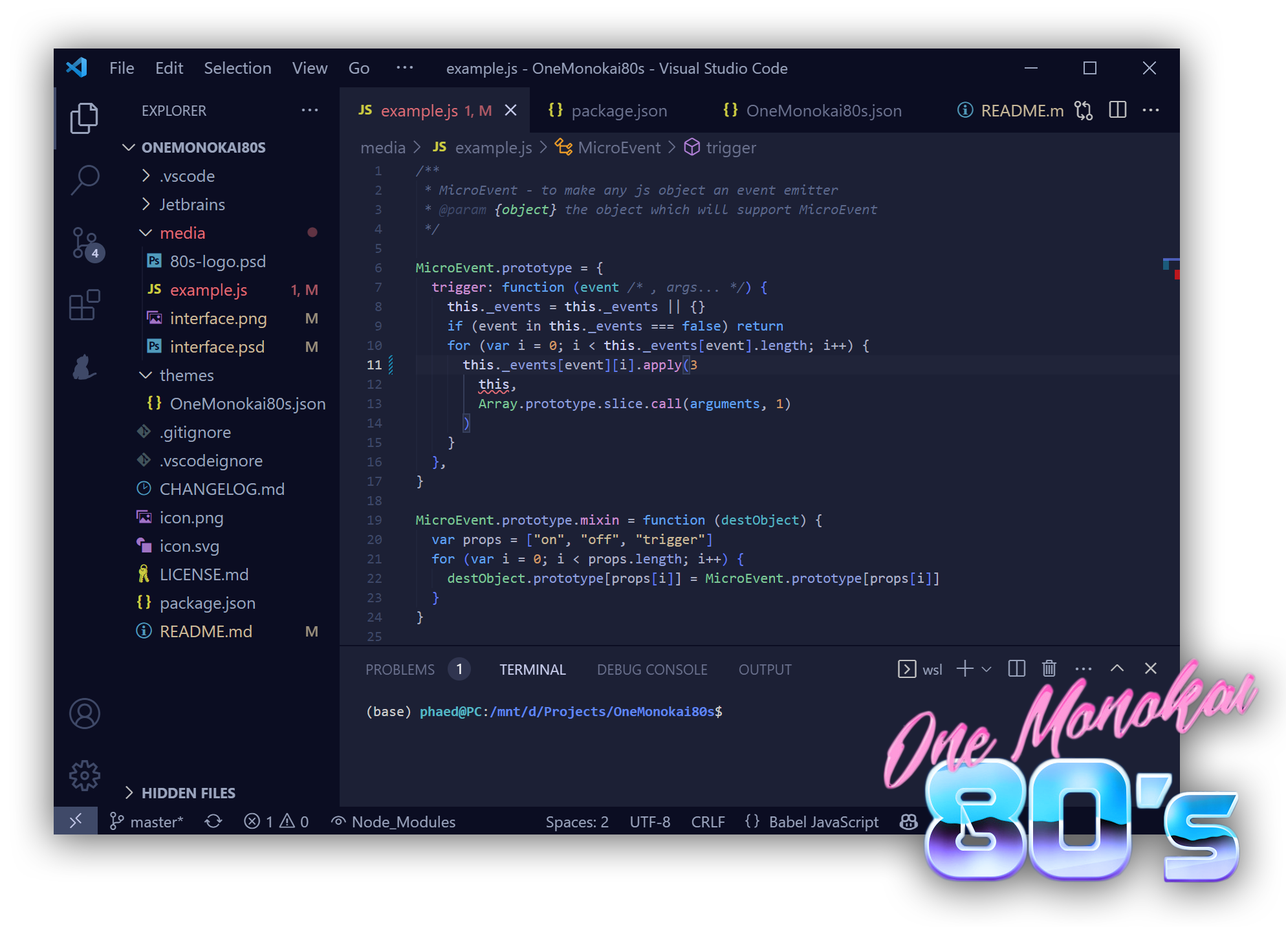
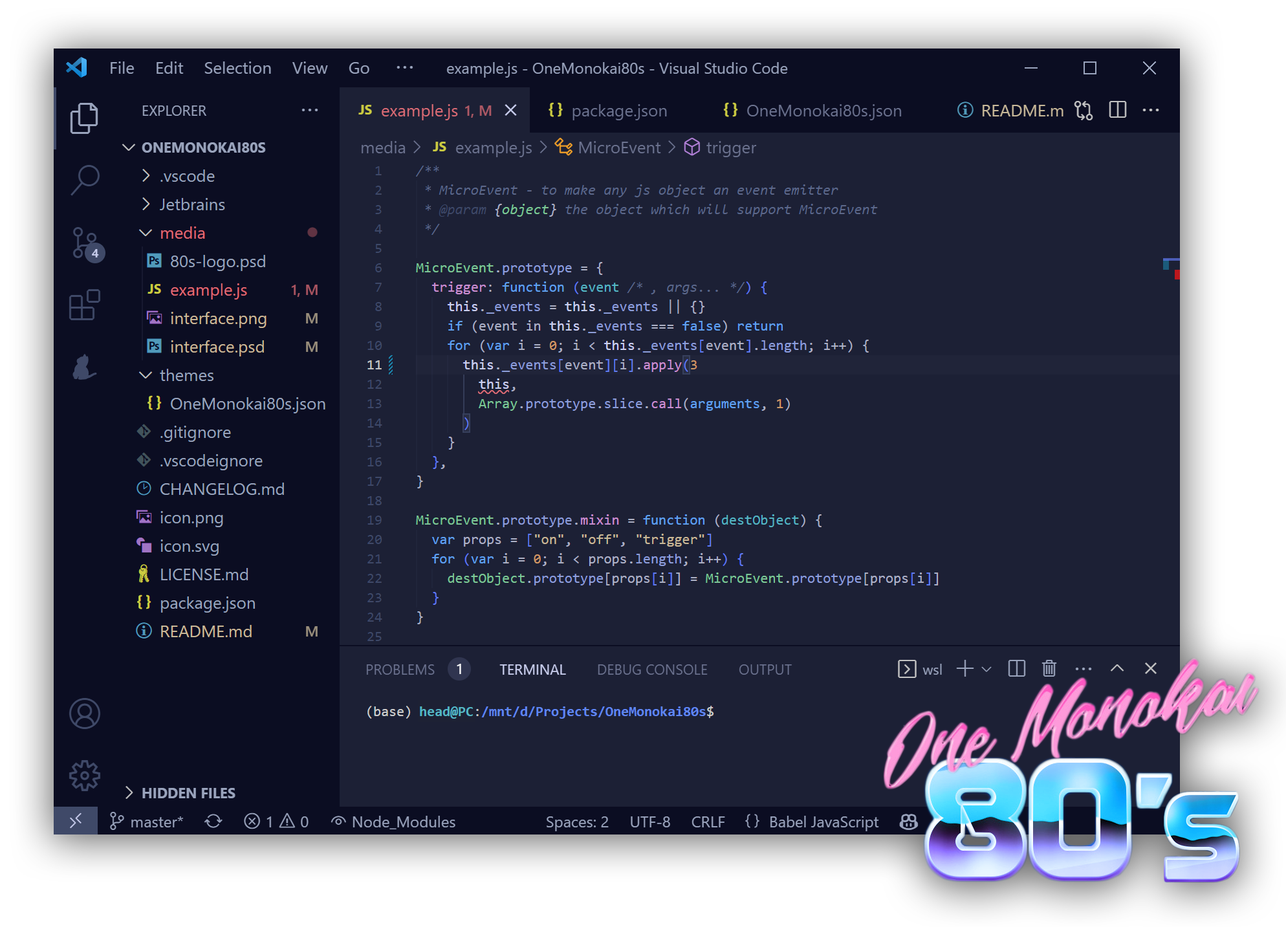
Revision of a layered (1286, 927) image; what changed, layer by layer:
painted on "Layer 13" over left=419, top=705, right=723, bottom=719
removed layer "Layer 10" from group "Group 1" over left=419, top=705, right=723, bottom=719
